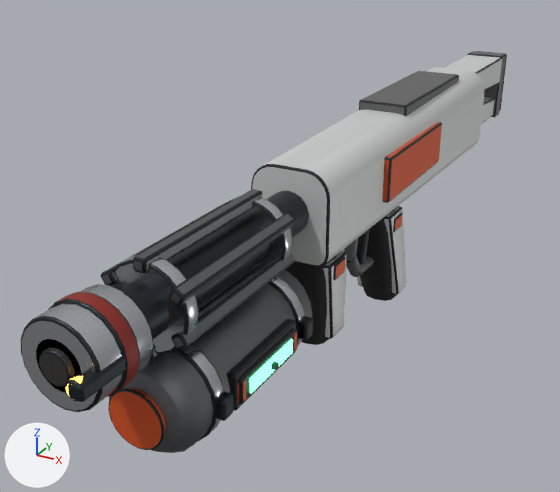
The Blender file Assets/Game/Art/Models/_Source~/models/gear/flamethrower.blend, before and after one commit.
One viewpoint serves both versions: a 50 mm lens placed at (0.286, -0.784, 0.247), pointed at (-0.074, -0.13, -0.08). The axes (+X, +Y, +Z) are drawn at lower left. The lights are the same throughout. The picture after the commit comes second.

The scene before the commit, as lines of its bpy script (objects in view):
```python
ob_marker_gauge = bpy.data.objects.new('Marker_Gauge', me_marker_gauge)
ob_marker_gauge.location = (0.048, -0.36, -0.062)
ob_mesh_flamethrower_barrel = bpy.data.objects.new('Mesh_Flamethrower_Barrel', me_mesh_flamethrower_barrel)
ob_mesh_flamethrower_barrel.location = (0.0, 0.0, 0.0)
ob_mesh_flamethrower_clamps = bpy.data.objects.new('Mesh_Flamethrower_Clamps', me_mesh_flamethrower_clamps)
ob_mesh_flamethrower_clamps.location = (0.0, 0.0, 0.0)
ob_mesh_flamethrower_foregrip = bpy.data.objects.new('Mesh_Flamethrower_Foregrip', me_mesh_flamethrower_foregrip)
ob_mesh_flamethrower_foregrip.location = (0.0, 0.0, 0.0)
ob_mesh_flamethrower_grip = bpy.data.objects.new('Mesh_Flamethrower_Grip', me_mesh_flamethrower_grip)
ob_mesh_flamethrower_grip.location = (0.0, 0.0, 0.0)
ob_mesh_flamethrower_muzzle = bpy.data.objects.new('Mesh_Flamethrower_Muzzle', me_mesh_flamethrower_muzzle)
ob_mesh_flamethrower_muzzle.location = (0.0, 0.0, 0.0)
ob_mesh_flamethrower_shell = bpy.data.objects.new('Mesh_Flamethrower_Shell', me_mesh_flamethrower_shell)
ob_mesh_flamethrower_shell.location = (0.0, 0.0, 0.0)
# also in view: 'Mesh_Flamethrower_Cage' at (0.0, -0.373, 0.012); 'Mesh_Flamethrower_Bottle' at (-0.001, -0.359, -0.062); 'Mesh_Flamethrower_Gauge' at (0.04, -0.36, -0.062); 'Mesh_Flamethrower_Stock' at (0.0, 0.249, 0.003)
```
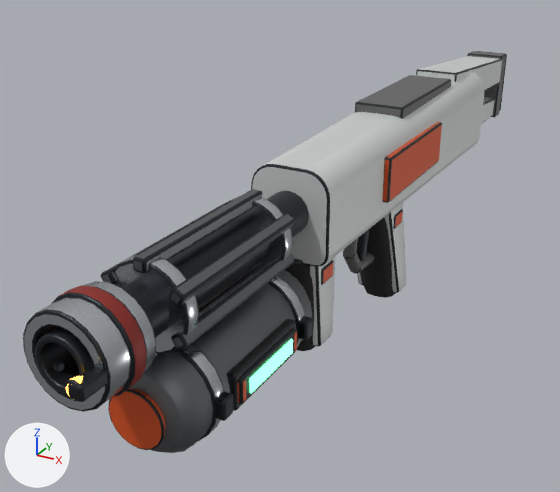
Where the newer file only moved an object's origin or applied its transform, the numbers keep the older frame.

Pixel boxes (x1, y1, x2, y2) of what changed, in the pictures (560 x 492 px; the box of a moved part takes in the faces that stretch with it):
'Mesh_Flamethrower_Shell', reshaped
    before: (251, 67, 484, 267)
    after: (251, 72, 484, 267)
'Mesh_Flamethrower_Muzzle', reshaped
    before: (21, 284, 153, 412)
    after: (23, 281, 156, 412)
'Mesh_Flamethrower_Barrel', reshaped
    before: (36, 191, 309, 392)
    after: (35, 191, 309, 394)
'Mesh_Flamethrower_Grip', reshaped
    before: (344, 206, 406, 301)
    after: (343, 203, 406, 298)
'Mesh_Flamethrower_Foregrip', reshaped
    before: (285, 250, 347, 345)
    after: (285, 256, 335, 351)
'Marker_Gauge', moved (not visible afterwards)
    before: (272, 362, 279, 370)
part 1 of me_mesh_flamethrower_shell, moved or reshaped
    before: (359, 71, 459, 116)
    after: (355, 75, 451, 119)
part 2 of me_mesh_flamethrower_barrel, moved or reshaped (not visible afterwards)
    before: (39, 347, 75, 387)
part 3 of me_mesh_flamethrower_barrel, added
    after: (36, 339, 82, 393)
part 4 of me_mesh_flamethrower_muzzle, rebuilt
    before: (48, 292, 140, 397)
    after: (51, 285, 147, 396)
part 5 of me_mesh_flamethrower_muzzle, rebuilt
    before: (21, 284, 153, 412)
    after: (23, 281, 156, 412)
part 6 of me_mesh_flamethrower_grip, moved or reshaped
    before: (360, 208, 398, 301)
    after: (360, 218, 396, 298)
part 7 of me_mesh_flamethrower_grip, moved or reshaped
    before: (393, 213, 402, 232)
    after: (393, 209, 403, 229)
part 8 of me_mesh_flamethrower_grip, moved or reshaped
    before: (346, 256, 362, 277)
    after: (344, 252, 362, 273)
part 9 of me_mesh_flamethrower_grip, moved or reshaped
    before: (350, 255, 374, 277)
    after: (350, 252, 374, 274)
part 10 of me_mesh_flamethrower_grip, moved or reshaped
    before: (357, 206, 406, 294)
    after: (357, 203, 406, 293)
part 11 of me_mesh_flamethrower_foregrip, moved or reshaped
    before: (285, 253, 339, 345)
    after: (285, 258, 315, 351)
part 12 of me_mesh_flamethrower_foregrip, moved or reshaped
    before: (333, 257, 345, 280)
    after: (321, 260, 334, 285)
part 13 of me_mesh_flamethrower_foregrip, moved or reshaped
    before: (323, 250, 347, 339)
    after: (308, 256, 335, 346)

Edits to the bpy script that builds the scene:
```text
Change me_mesh_flamethrower_shell:
    where me_mesh_flamethrower_shell.from_pydata(...)  # 300 vertices, 274 faces; spans x -0.045..0.045, y -0.25..0.19, z -0.04..0.063
    me_mesh_flamethrower_shell part 1: the loose piece of 56 vertices spanning x -0.026..0.026, y -0.05..0.13, z 0.049..0.063 is scaled about its middle by (1, 0.887, 1), then moved by (0.0, -0.02, 0.0)
Change me_mesh_flamethrower_barrel:
    remove me_mesh_flamethrower_barrel.from_pydata(...)  # 216 vertices, 184 faces; spans x -0.019..0.019, y -0.524..-0.14, z -0.007..0.031
    add me_mesh_flamethrower_barrel.from_pydata(...)  # 336 vertices, 322 faces; spans x -0.019..0.019, y -0.52..-0.14, z -0.007..0.031
    me_mesh_flamethrower_barrel part 2: the loose piece of 96 vertices spanning x -0.012..0.012, y -0.524..-0.496, z 0.0..0.024 is scaled about its middle by (1.11, 0.318, 1.11), then moved by (0.0, 0.05, 0.0)
    me_mesh_flamethrower_barrel part 3: 120 vertices added at x -0.016..0.016, y -0.52..-0.14, z -0.004..0.028
Change me_mesh_flamethrower_muzzle:
    remove me_mesh_flamethrower_muzzle.from_pydata(...)  # 352 vertices, 312 faces; spans x -0.042..0.0318, y -0.536..-0.453, z -0.0198..0.0438
    add me_mesh_flamethrower_muzzle.from_pydata(...)  # 592 vertices, 588 faces; spans x -0.042..0.034, y -0.536..-0.453, z -0.022..0.046
    me_mesh_flamethrower_muzzle part 4: the loose piece of 120 vertices spanning x -0.0318..0.0318, y -0.501..-0.487, z -0.0198..0.0438 is rebuilt with 240 vertices and now spans x -0.034..0.034, y -0.497..-0.483, z -0.022..0.046
    me_mesh_flamethrower_muzzle part 5: the loose piece of 120 vertices spanning x -0.03..0.03, y -0.52..-0.472, z -0.018..0.042 is rebuilt with 240 vertices and now spans x -0.032..0.032, y -0.516..-0.472, z -0.02..0.044
Change me_mesh_flamethrower_grip:
    remove me_mesh_flamethrower_grip.from_pydata(...)  # 604 vertices, 566 faces; spans x -0.0265..0.0265, y -0.1253..0.0067, z -0.168..-0.036
    add me_mesh_flamethrower_grip.from_pydata(...)  # 604 vertices, 566 faces; spans x -0.0265..0.0265, y -0.1253..0.0067, z -0.164..-0.032
    me_mesh_flamethrower_grip part 6: the loose piece of 108 vertices spanning x -0.023..0.023, y -0.0895..0.0067, z -0.168..-0.036 is moved by (0.0, 0.0, 0.004)
    me_mesh_flamethrower_grip part 7: the loose piece of 56 vertices spanning x 0.0215..0.0265, y -0.063..-0.039, z -0.0704..-0.0544 is moved by (0.0, 0.0, 0.004)
    me_mesh_flamethrower_grip part 8: the loose piece of 48 vertices spanning x -0.007..0.007, y -0.1248..-0.0932, z -0.1103..-0.0757 is moved by (0.0, 0.0, 0.004)
    me_mesh_flamethrower_grip part 9: the loose piece of 48 vertices spanning x -0.007..0.007, y -0.1045..-0.0615, z -0.1131..-0.0969 is moved by (0.0, 0.0, 0.004)
    me_mesh_flamethrower_grip part 10: 184 of 604 vertices moved; they spanned x -0.025..0.025, y -0.0755..-0.0035, z -0.1574..-0.0492 and now span x -0.025..0.025, y -0.0806..-0.0027, z -0.1561..-0.032; mean shift (0.0, -0.0014, 0.0082); largest move (-0.0175, -0.0753, -0.0511) -> (-0.0175, -0.0804, -0.0339)
    other edits to the shape of me_mesh_flamethrower_grip do not show in these pictures
Change me_mesh_flamethrower_foregrip:
    remove me_mesh_flamethrower_foregrip.from_pydata(...)  # 404 vertices, 386 faces; spans x -0.0265..0.0265, y -0.2318..-0.1658, z -0.132..-0.036
    add me_mesh_flamethrower_foregrip.from_pydata(...)  # 404 vertices, 386 faces; spans x -0.0265..0.0265, y -0.2578..-0.1918, z -0.125..-0.029
    me_mesh_flamethrower_foregrip part 11: the loose piece of 108 vertices spanning x -0.023..0.023, y -0.2318..-0.1658, z -0.132..-0.036 is moved by (0.0, -0.026, 0.007)
    me_mesh_flamethrower_foregrip part 12: the loose piece of 56 vertices spanning x 0.0215..0.0265, y -0.211..-0.187, z -0.0632..-0.0472 is moved by (0.0, -0.026, 0.007)
    me_mesh_flamethrower_foregrip part 13: 184 of 404 vertices moved; they spanned x -0.025..0.025, y -0.22..-0.1788, z -0.1243..-0.0456 and now span x -0.025..0.025, y -0.2471..-0.2047, z -0.1192..-0.029; mean shift (0.0, -0.0262, 0.0101); largest move (-0.0176, -0.2186, -0.0462) -> (-0.0176, -0.2456, -0.0296)
    other edits to the shape of me_mesh_flamethrower_foregrip do not show in these pictures
Change ob_marker_gauge:
    ob_marker_gauge.location: (0.048, -0.36, -0.062) -> (0.044, -0.36, -0.062)
```
